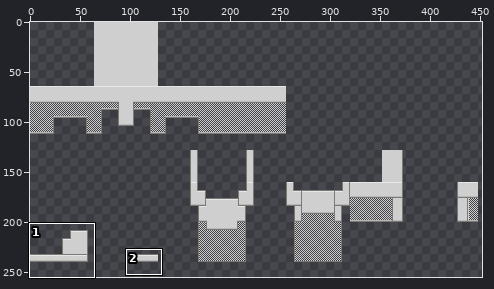
Edited in one commit: sprite sheet (Tomaszon Simplistic Pack/assets/minecraft/textures/models/armor/chainmail_layer_1.png). Above, an overview of the earlier version with the close-up marked.
Close-up. The starting point:
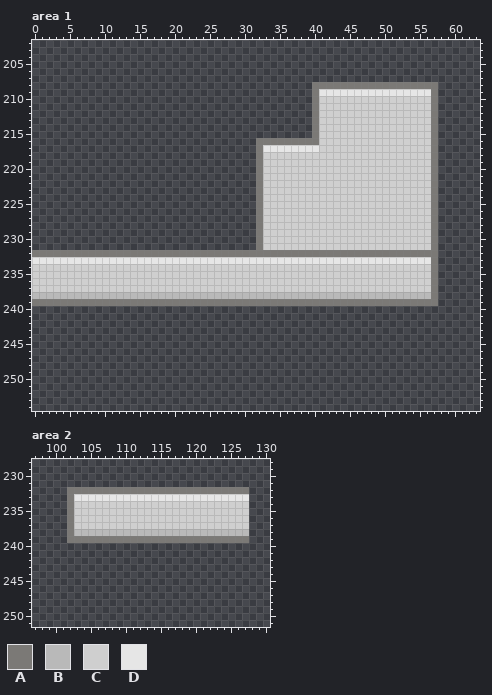
The file is 512x256 pixels. Shown: area 1: x 0..63, y 202..254; area 2: x 97..130, y 228..251. The wide view leaves out empty margins.
Palette (. is transparent): A #7b7976  B #b9b9b9  C #cfcfcf  D #e6e6e6
Pixels before, area 1 (only the part around the change), first column x 0:
205 ................................................................
206 ................................................................
207 ................................................................
208 ........................................AAAAAAAAAAAAAAAAAA......
209 ........................................ADDDDDDDDDDDDDDDDA......
210 ........................................ACCCCCCCCCCCCCCCCA......
211 ........................................ACCCCCCCCCCCCCCCCA......
212 ........................................ACCCCCCCCCCCCCCCCA......
213 ........................................ACCCCCCCCCCCCCCCCA......
214 ........................................ACCCCCCCCCCCCCCCCA......
215 ........................................ACCCCCCCCCCCCCCCCA......
216 ................................AAAAAAAAACCCCCCCCCCCCCCCCA......
217 ................................ADDDDDDDDCCCCCCCCCCCCCCCCA......
218 ................................ACCCCCCCCCCCCCCCCCCCCCCCCA......
219 ................................ACCCCCCCCCCCCCCCCCCCCCCCCA......
220 ................................ACCCCCCCCCCCCCCCCCCCCCCCCA......
221 ................................ACCCCCCCCCCCCCCCCCCCCCCCCA......
222 ................................ACCCCCCCCCCCCCCCCCCCCCCCCA......
223 ................................ACCCCCCCCCCCCCCCCCCCCCCCCA......
224 ................................ACCCCCCCCCCCCCCCCCCCCCCCCA......
225 ................................ACCCCCCCCCCCCCCCCCCCCCCCCA......
226 ................................ACCCCCCCCCCCCCCCCCCCCCCCCA......
227 ................................ACCCCCCCCCCCCCCCCCCCCCCCCA......
228 ................................ACCCCCCCCCCCCCCCCCCCCCCCCA......
229 ................................ACCCCCCCCCCCCCCCCCCCCCCCCA......
230 ................................ACCCCCCCCCCCCCCCCCCCCCCCCA......
231 ................................ACCCCCCCCCCCCCCCCCCCCCCCCA......
232 AAAAAAAAAAAAAAAAAAAAAAAAAAAAAAAAAAAAAAAAAAAAAAAAAAAAAAAAAA......
233 DDDDDDDDDDDDDDDDDDDDDDDDDDDDDDDDDDDDDDDDDDDDDDDDDDDDDDDDDA......
234 CCCCCCCCCCCCCCCCCCCCCCCCCCCCCCCCCCCCCCCCCCCCCCCCCCCCCCCCCA......
235 CCCCCCCCCCCCCCCCCCCCCCCCCCCCCCCCCCCCCCCCCCCCCCCCCCCCCCCCCA......
236 CCCCCCCCCCCCCCCCCCCCCCCCCCCCCCCCCCCCCCCCCCCCCCCCCCCCCCCCCA......
237 CCCCCCCCCCCCCCCCCCCCCCCCCCCCCCCCCCCCCCCCCCCCCCCCCCCCCCCCCA......
238 BBBBBBBBBBBBBBBBBBBBBBBBBBBBBBBBBBBBBBBBBBBBBBBBBBBBBBBBBA......
239 AAAAAAAAAAAAAAAAAAAAAAAAAAAAAAAAAAAAAAAAAAAAAAAAAAAAAAAAAA......
240 ................................................................
241 ................................................................
242 ................................................................
243 ................................................................
244 ................................................................
245 ................................................................
246 ................................................................
247 ................................................................
248 ................................................................
249 ................................................................
250 ................................................................
251 ................................................................
252 ................................................................
253 ................................................................
254 ................................................................
Pixels before, area 2, first column x 102:
232 AAAAAAAAAAAAAAAAAAAAAAAAAA
233 ADDDDDDDDDDDDDDDDDDDDDDDDD
234 ACCCCCCCCCCCCCCCCCCCCCCCCC
235 ACCCCCCCCCCCCCCCCCCCCCCCCC
236 ACCCCCCCCCCCCCCCCCCCCCCCCC
237 ACCCCCCCCCCCCCCCCCCCCCCCCC
238 ABBBBBBBBBBBBBBBBBBBBBBBBB
239 AAAAAAAAAAAAAAAAAAAAAAAAAA
The same view after the edit:
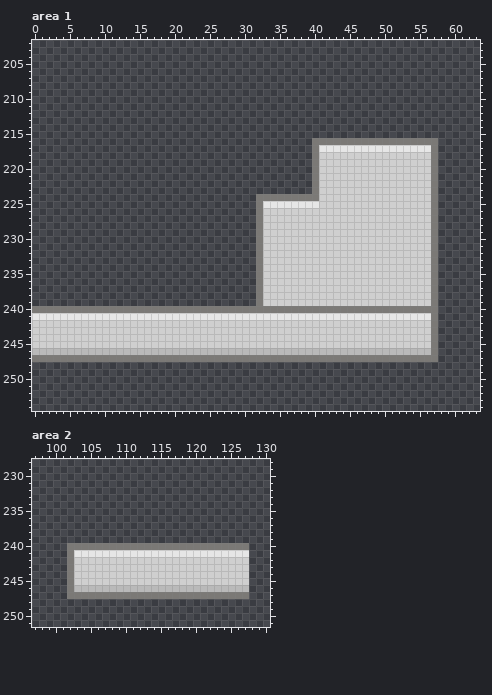
The edit:
Changed rows in their new state; - is an unchanged pixel.
Area 1:
first column x 32:
208 --------..................
209 --------..................
210 --------..................
211 --------..................
212 --------..................
213 --------..................
214 --------..................
215 --------..................
216 ........-AAAAAAAAAAAAAAAA-
217 ........ADDDDDDDDDDDDDDDD-
218 ........A-----------------
219 ........A-----------------
220 ........A-----------------
221 ........A-----------------
222 ........A-----------------
223 ........A-----------------
224 -AAAAAAAA-----------------
225 -DDDDDDDD-----------------
first column x 0:
232 ................................-CCCCCCCCCCCCCCCCCCCCCCCC-
233 ................................ACCCCCCCCCCCCCCCCCCCCCCCC-
234 ................................A-------------------------
235 ................................A-------------------------
236 ................................A-------------------------
237 ................................A-------------------------
238 ................................ACCCCCCCCCCCCCCCCCCCCCCCC-
239 ................................-CCCCCCCCCCCCCCCCCCCCCCCC-
240 AAAAAAAAAAAAAAAAAAAAAAAAAAAAAAAAAAAAAAAAAAAAAAAAAAAAAAAAAA
241 DDDDDDDDDDDDDDDDDDDDDDDDDDDDDDDDDDDDDDDDDDDDDDDDDDDDDDDDDA
242 CCCCCCCCCCCCCCCCCCCCCCCCCCCCCCCCCCCCCCCCCCCCCCCCCCCCCCCCCA
243 CCCCCCCCCCCCCCCCCCCCCCCCCCCCCCCCCCCCCCCCCCCCCCCCCCCCCCCCCA
244 CCCCCCCCCCCCCCCCCCCCCCCCCCCCCCCCCCCCCCCCCCCCCCCCCCCCCCCCCA
245 CCCCCCCCCCCCCCCCCCCCCCCCCCCCCCCCCCCCCCCCCCCCCCCCCCCCCCCCCA
246 BBBBBBBBBBBBBBBBBBBBBBBBBBBBBBBBBBBBBBBBBBBBBBBBBBBBBBBBBA
247 AAAAAAAAAAAAAAAAAAAAAAAAAAAAAAAAAAAAAAAAAAAAAAAAAAAAAAAAAA
Area 2:
first column x 102:
232 ..........................
233 ..........................
234 ..........................
235 ..........................
236 ..........................
237 ..........................
238 ..........................
239 ..........................
240 AAAAAAAAAAAAAAAAAAAAAAAAAA
241 ADDDDDDDDDDDDDDDDDDDDDDDDD
242 ACCCCCCCCCCCCCCCCCCCCCCCCC
243 ACCCCCCCCCCCCCCCCCCCCCCCCC
244 ACCCCCCCCCCCCCCCCCCCCCCCCC
245 ACCCCCCCCCCCCCCCCCCCCCCCCC
246 ABBBBBBBBBBBBBBBBBBBBBBBBB
247 AAAAAAAAAAAAAAAAAAAAAAAAAA
Pixel boxes of the changes (left, top, right, bottom) in both close-ups:
changed: (256, 82, 438, 208)
changed: (32, 250, 438, 362)
changed: (67, 487, 249, 599)
